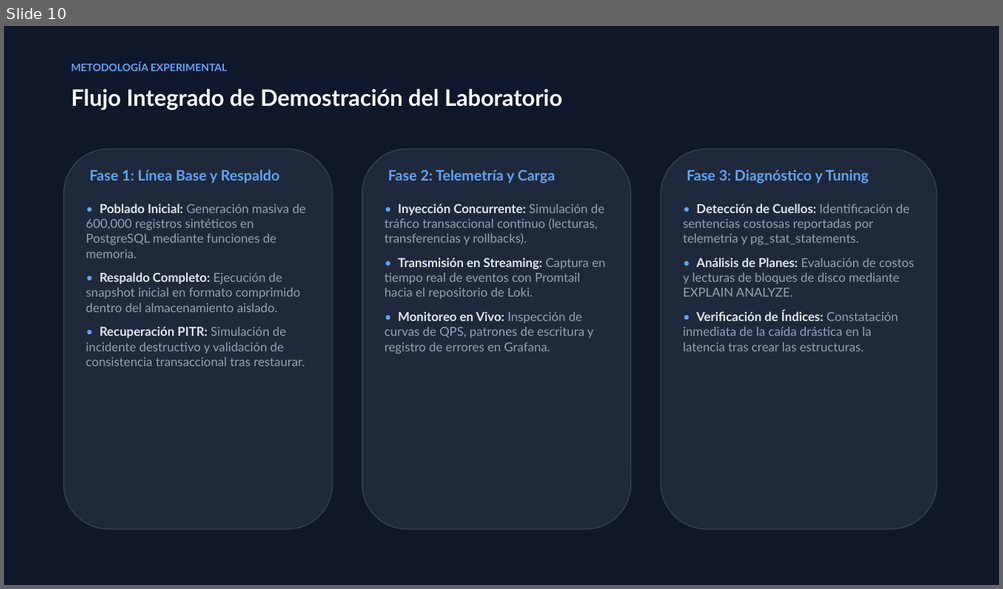
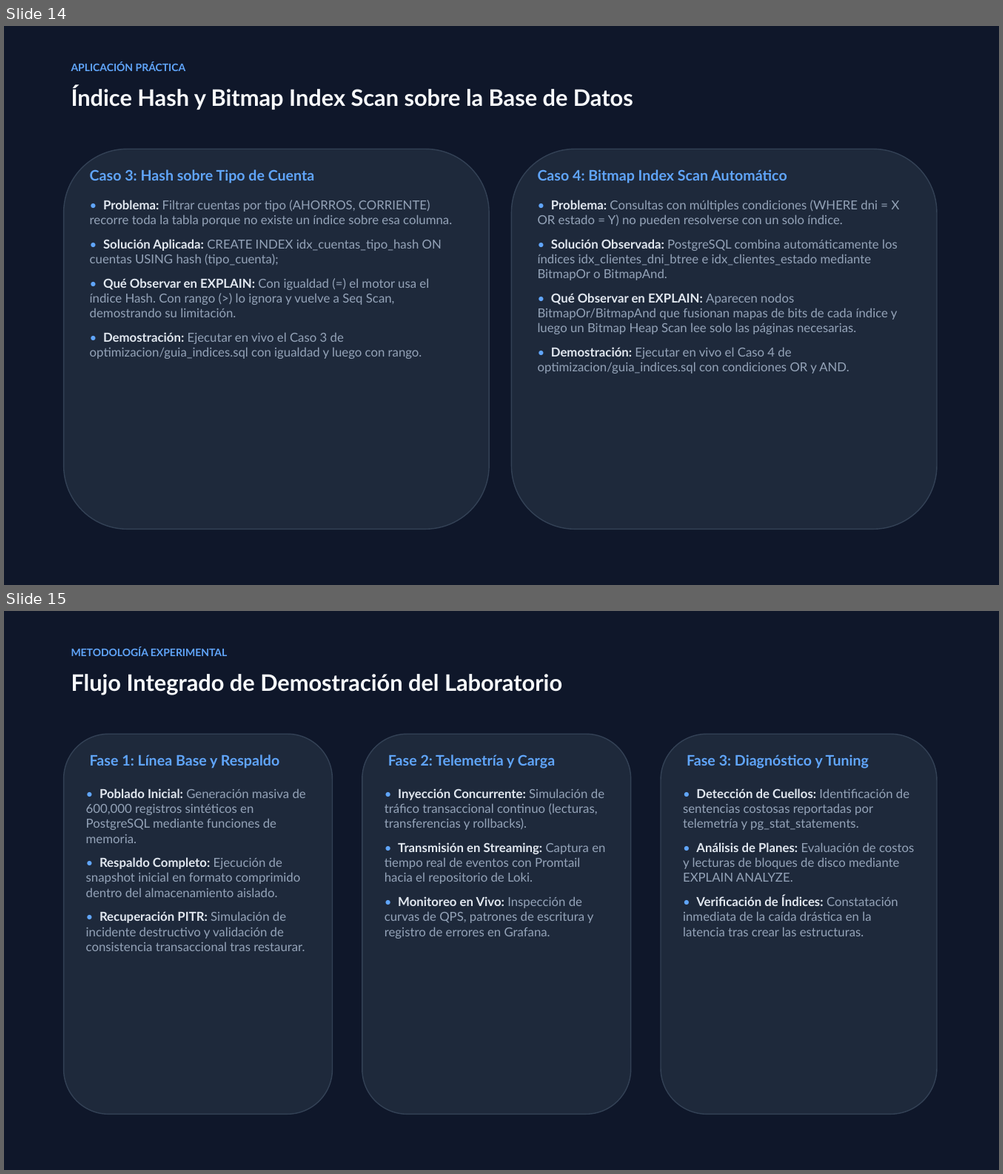
Before and after one commit to EmilyCayambe/Openmetadata, a slide deck: presentacion/Presentacion_Telemetria_Optimizacion.pptx. Shown one above the other, each under a label of ours: slide 10 before the commit, slides 14 and 15 after it. The pictures are 1003x589 and 1003x1174 pixels, drawn with LibreOffice and Linux fonts; fonts in the diff are those of the drawing. Boxes give left, top, right and bottom in pixels: in the first picture for what was removed or moved away, otherwise in the second. Text is boxed around its words. In the diff, an @@ line names an element or a change of style, - is before the commit and + after.

Commit message:
Trabajo sobre la presentacion en la seccion de optimizacion de consultas. Creacion de un sql que sirva como guia de presentacion

```diff
--- a/presentacion/Presentacion_Telemetria_Optimizacion.pptx
+++ b/presentacion/Presentacion_Telemetria_Optimizacion.pptx
@@ slide 14 added at (x1=4, y1=26, x2=999, y2=585), background #FFFFFF @@
@@ rectangle added at (x1=4, y1=26, x2=999, y2=585), fill #0F172A @@
@@ text added at (x1=71, y1=62, x2=186, y2=71), 10 pt, text #60A5FA, bold @@
+APLICACIÓN PRÁCTICA
@@ text added at (x1=71, y1=86, x2=633, y2=110), 22 pt, text #F8FAFC, bold @@
+Índice Hash y Bitmap Index Scan sobre la Base de Datos
@@ rounded rectangle added at (x1=64, y1=149, x2=489, y2=530), fill #1E293B, outline #334155 1 pt @@
@@ rounded rectangle added at (x1=512, y1=149, x2=936, y2=530), fill #1E293B, outline #334155 1 pt @@
@@ text added at (x1=90, y1=170, x2=315, y2=184), 14 pt, text #60A5FA, bold @@
+Caso 3: Hash sobre Tipo de Cuenta
@@ text added at (x1=538, y1=170, x2=786, y2=184), 14 pt, text #60A5FA, bold @@
+Caso 4: Bitmap Index Scan Automático
@@ text added at (x1=90, y1=200, x2=452, y2=359), 12 pt, text #94A3B8 @@
+• Problema: Filtrar cuentas por tipo (AHORROS, CORRIENTE) recorre toda la tabla porque no existe un índice sobre esa columna.
+• Solución Aplicada: CREATE INDEX idx_cuentas_tipo_hash ON cuentas USING hash (tipo_cuenta);
+• Qué Observar en EXPLAIN: Con igualdad (=) el motor usa el índice Hash. Con rango (>) lo ignora y vuelve a Seq Scan, demostrando su limitación.
+• Demostración: Ejecutar en vivo el Caso 3 de optimizacion/guia_indices.sql con igualdad y luego con rango.
@@ text added at (x1=538, y1=200, x2=899, y2=374), 12 pt, text #94A3B8 @@
+• Problema: Consultas con múltiples condiciones (WHERE dni = X OR estado = Y) no pueden resolverse con un solo índice.
+• Solución Observada: PostgreSQL combina automáticamente los índices idx_clientes_dni_btree e idx_clientes_estado mediante BitmapOr o BitmapAnd.
+• Qué Observar en EXPLAIN: Aparecen nodos BitmapOr/BitmapAnd que fusionan mapas de bits de cada índice y luego un Bitmap Heap Scan lee solo las páginas necesarias.
+• Demostración: Ejecutar en vivo el Caso 4 de optimizacion/guia_indices.sql con condiciones OR y AND.
@@ what was slide 10 is now slide 15 @@
```
Also in this commit, not shown: 3 slides changed, 5 other slides added, 1 slide removed, 5 other files.
